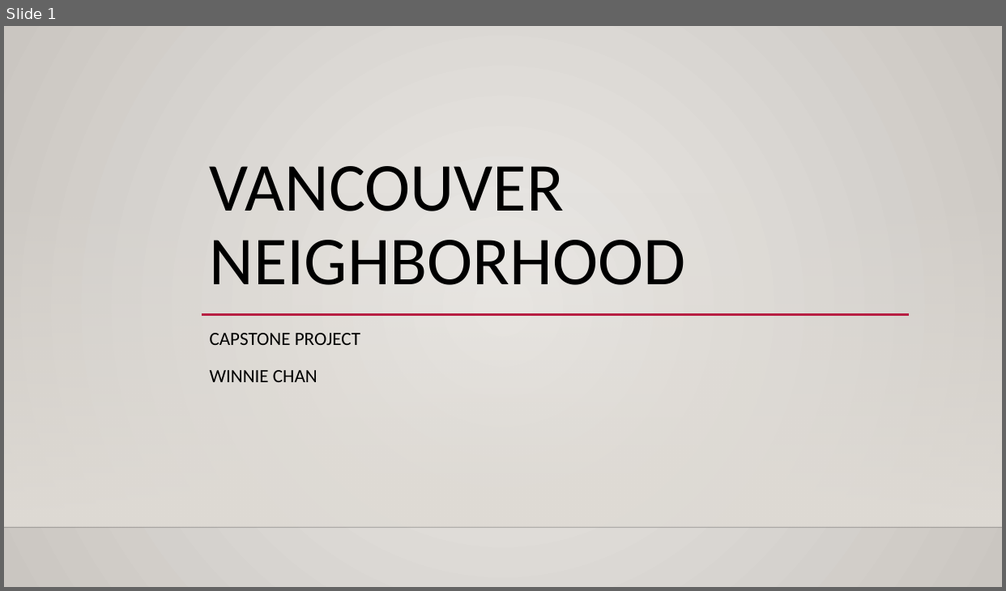
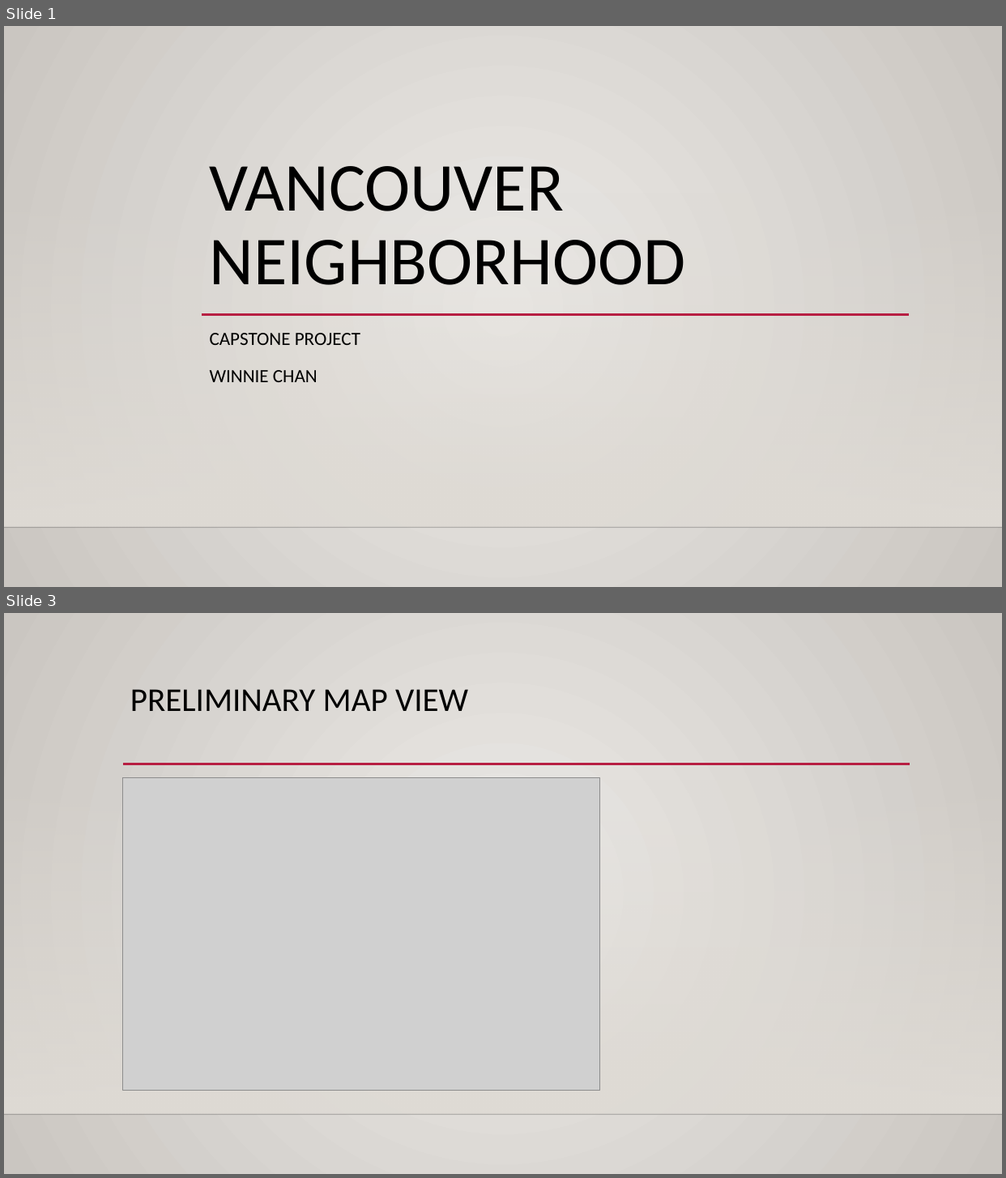
Before and after one commit to wwyc/Coursera_Capstone, a slide deck: ppt_wc.pptx. Shown one above the other, each under a label of ours: slide 1 before the commit, slides 1 and 3 after it; the slides between them are not shown. The pictures are 1006x591 and 1006x1178 pixels, drawn with LibreOffice and Linux fonts; fonts in the diff are those of the drawing; grey boxes stand for pictures; background and template pictures are left out. Boxes give left, top, right and bottom in pixels: in the first picture for what was removed or moved away, otherwise in the second. Text is boxed around its words. In the diff, an @@ line names an element or a change of style, - is before the commit and + after.

```diff
--- a/ppt_wc.pptx
+++ b/ppt_wc.pptx
@@ slide 3 added at (x1=4, y1=613, x2=1002, y2=1174), background gradient #ECEAE7 to #CAC7C1; not listed: 2 template elements that a slide beside it also shows @@
@@ title added at (x1=130, y1=689, x2=468, y2=711), 32 pt, text #000000 @@
+PRELIMINARY MAP VIEW
@@ line added from (123, 764) to (910, 764), #B71E42 2.5 pt @@
@@ picture added at (x1=123, y1=777, x2=600, y2=1090) @@
```
Also in this commit, not shown: 4 other slides added, 5 slides removed, 1 other file.
